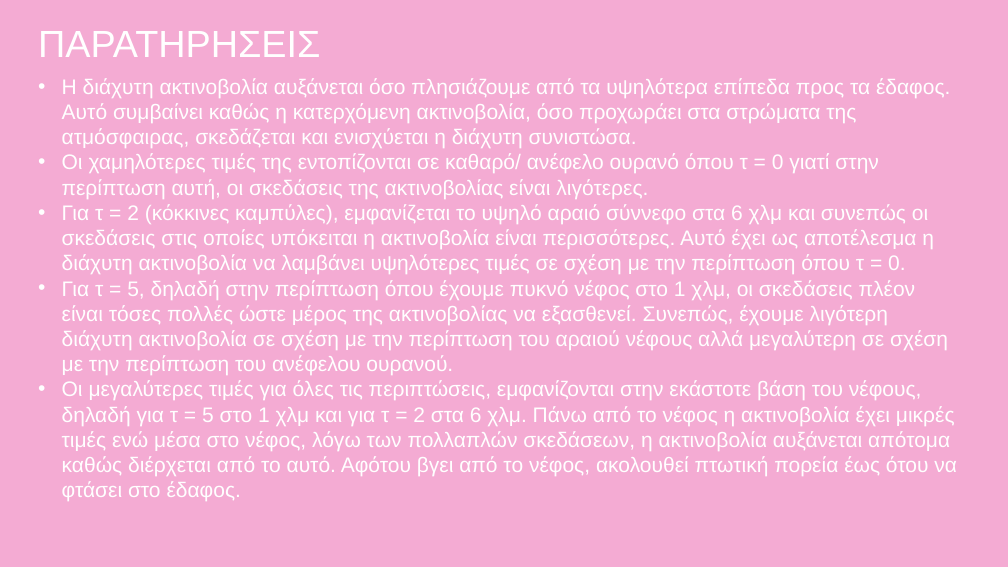
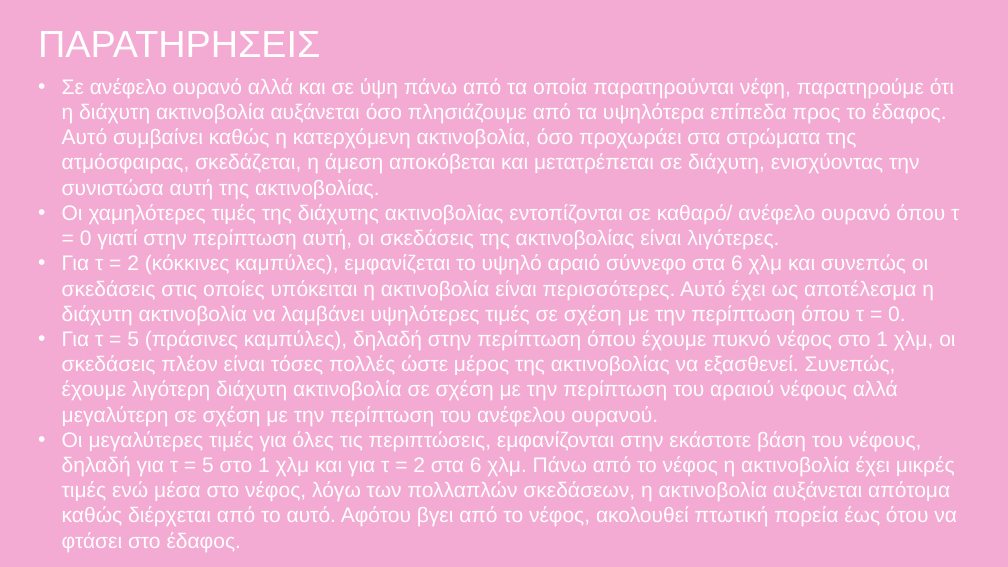
Before and after one commit to nadezsha/MSc---Applied-Meteorology-and-Environmental-Physics, a slide deck: slide 6 of Radiation and Atmosphere Interaction/Report 6/ΕργασίαΈξι.pptx. Drawn at 1008x567 pixels with LibreOffice and Linux fonts; fonts in the diff are those of the drawing. Boxes give left, top, right and bottom in pixels: in the first picture for what was removed or moved away, otherwise in the second. Text is boxed around its words. In the diff, an @@ line names an element or a change of style, - is before the commit and + after.

```diff
--- a/Radiation and Atmosphere Interaction/Report 6/ΕργασίαΈξι.pptx
+++ b/Radiation and Atmosphere Interaction/Report 6/ΕργασίαΈξι.pptx
@@ text at <box>62,78,959,249</box>: text changed @@
-• Η διάχυτη ακτινοβολία αυξάνεται όσο πλησιάζουμε από τα υψηλότερα επίπεδα προς τα έδαφος. Αυτό συμβαίνει καθώς η κατερχόμενη ακτινοβολία, όσο προχωράει στα στρώματα της ατμόσφαιρας, σκεδάζεται και ενισχύεται η διάχυτη συνιστώσα.
-• Οι χαμηλότερες τιμές της εντοπίζονται σε καθαρό/ ανέφελο ουρανό όπου τ = 0 γιατί στην περίπτωση αυτή, οι σκεδάσεις της ακτινοβολίας είναι λιγότερες.
+• Σε ανέφελο ουρανό αλλά και σε ύψη πάνω από τα οποία παρατηρούνται νέφη, παρατηρούμε ότι η διάχυτη ακτινοβολία αυξάνεται όσο πλησιάζουμε από τα υψηλότερα επίπεδα προς το έδαφος. Αυτό συμβαίνει καθώς η κατερχόμενη ακτινοβολία, όσο προχωράει στα στρώματα της ατμόσφαιρας, σκεδάζεται, η άμεση αποκόβεται και μετατρέπεται σε διάχυτη, ενισχύοντας την συνιστώσα αυτή της ακτινοβολίας.
+• Οι χαμηλότερες τιμές της διάχυτης ακτινοβολίας εντοπίζονται σε καθαρό/ ανέφελο ουρανό όπου τ = 0 γιατί στην περίπτωση αυτή, οι σκεδάσεις της ακτινοβολίας είναι λιγότερες.
@@ text at <box>62,330,955,426</box>: text changed @@
-• Για τ = 5, δηλαδή στην περίπτωση όπου έχουμε πυκνό νέφος στο 1 χλμ, οι σκεδάσεις πλέον είναι τόσες πολλές ώστε μέρος της ακτινοβολίας να εξασθενεί. Συνεπώς, έχουμε λιγότερη διάχυτη ακτινοβολία σε σχέση με την περίπτωση του αραιού νέφους αλλά μεγαλύτερη σε σχέση με την περίπτωση του ανέφελου ουρανού.
+• Για τ = 5 (πράσινες καμπύλες), δηλαδή στην περίπτωση όπου έχουμε πυκνό νέφος στο 1 χλμ, οι σκεδάσεις πλέον είναι τόσες πολλές ώστε μέρος της ακτινοβολίας να εξασθενεί. Συνεπώς, έχουμε λιγότερη διάχυτη ακτινοβολία σε σχέση με την περίπτωση του αραιού νέφους αλλά μεγαλύτερη σε σχέση με την περίπτωση του ανέφελου ουρανού.
```
Also in this commit, not shown: 5 other slides changed.
